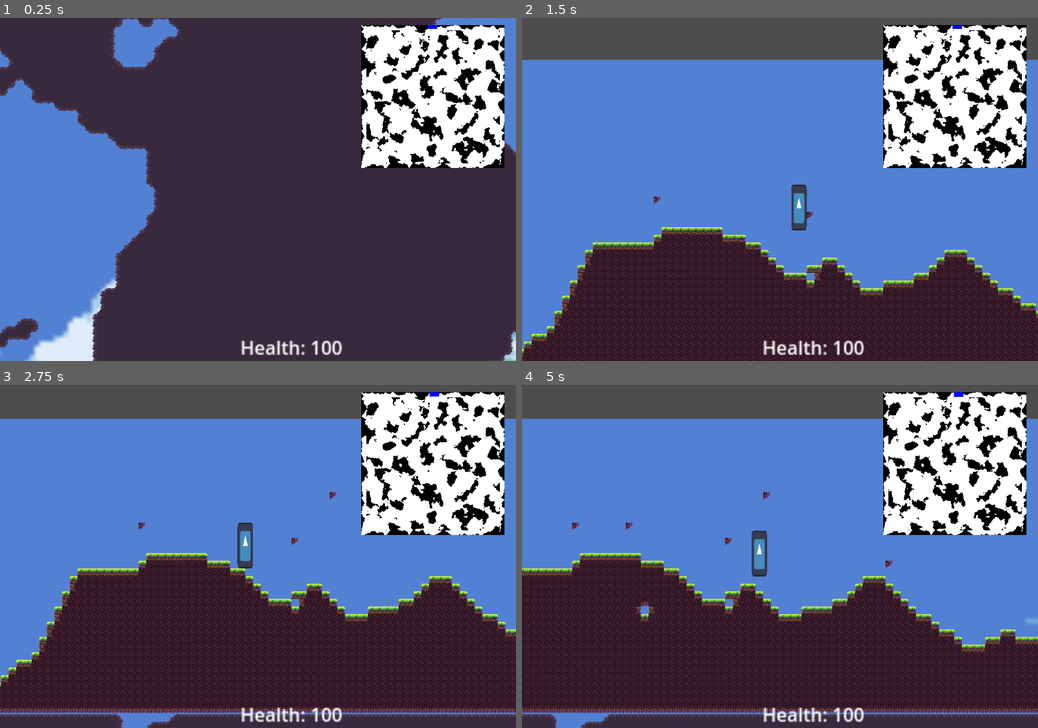
Above: before the commit, frames 1-4 (two rows, left to right).
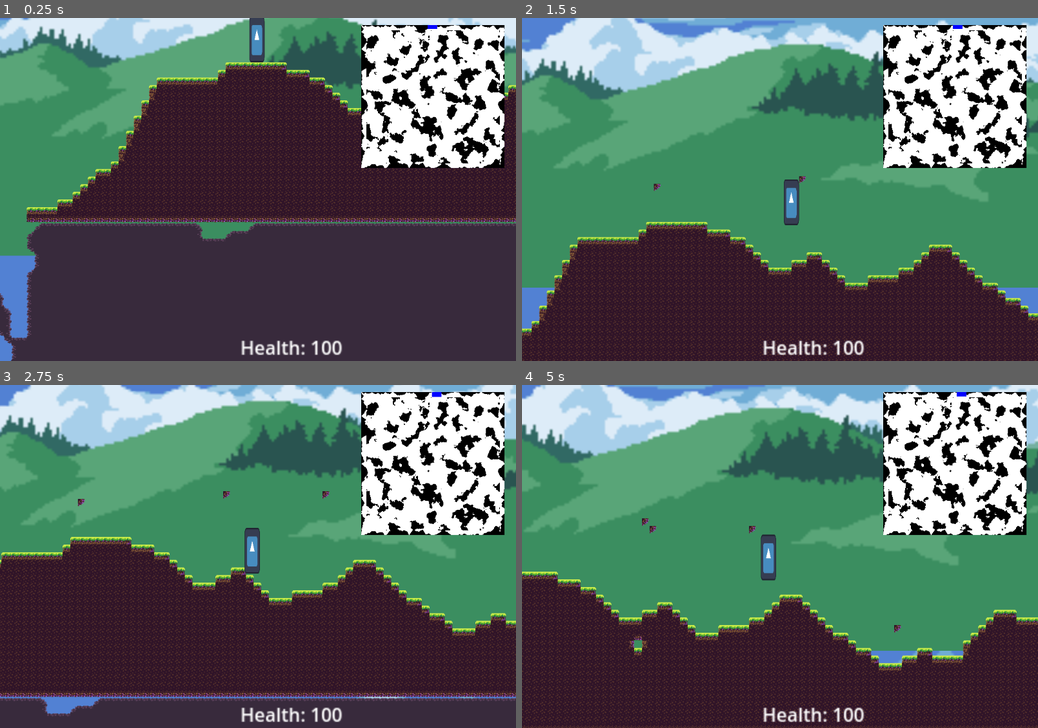
Above: after the commit, the same moments.

Repository: EamonnER/TerraWorlds
Game: Godot game, scene res://game.tscn
Same seed, same stepped clock (60 frames per second), same inputs: the game is played once before the commit and once after it. The engine's default icon, where the game draws it, is replaced by a stand-in: a white triangle on a blue panel in a dark square.
Inputs (mouse positions are in pixels of both pictures, inside the frame that each line leads up to):
- Up to frame 1 (0.25 s): no input
- Up to frame 2 (1.5 s): move the mouse to (893, 172) at 0.52 s; hold D (game_right) from 0.53 s (still down); click (893, 172) at 0.6 s; tap Space (game_jump) at 0.77 s; right-click (893, 172) at 0.8 s; move the mouse to (676, 206) at 1.27 s; right-click (676, 206) at 1.35 s
- Up to frame 3 (2.75 s): tap Space (game_jump) at 1.52 s; click (154, 573) at 1.55 s; move the mouse to (309, 481) at 2.02 s; release D (game_right) at 2.03 s; hold A (game_left) from 2.03 s (still down); click (309, 481) at 2.1 s; right-click (309, 481) at 2.3 s
- Up to frame 4 (5 s): move the mouse to (754, 625) at 2.77 s; release A (game_left) at 2.78 s; hold D (game_right) 2.78-4.28 s; right-click (754, 625) at 2.85 s; tap Space (game_jump) at 3.02, 3.77, 4.52 s; click (754, 625) at 3.05 s; move the mouse to (934, 607) at 3.52 s; click (934, 607) at 3.6 s; right-click (934, 607) at 3.8 s; move the mouse to (625, 505) at 4.27 s; hold A (game_left) from 4.28 s (still down); right-click (625, 505) at 4.35 s; click (625, 505) at 4.55 s

The runs differ from the first frame. In frame 1, 36% of the frame differs, in the area x 0-100%, y 0-100%; in frame 2, 66%; in frame 3, 60%; in frame 4, 65%.

Commit message:
Refactored file structure

Diff:
--- a/game.tscn
+++ b/game.tscn
@@ -1,13 +1,13 @@
 [gd_scene load_steps=11 format=3 uid="uid://bmlkin1702tk0"]
 
-[ext_resource type="Script" path="res://scripts/game.gd" id="1_1l5x6"]
-[ext_resource type="PackedScene" uid="uid://dcawu5ccdv1ty" path="res://player.tscn" id="3_s6re8"]
-[ext_resource type="Script" path="res://scripts/camera.gd" id="4_7nbgk"]
-[ext_resource type="Script" path="res://scripts/minimap.gd" id="5_ap3o4"]
-[ext_resource type="Script" path="res://scripts/hud.gd" id="5_iee2e"]
-[ext_resource type="Script" path="res://scripts/health.gd" id="6_4awlf"]
+[ext_resource type="Script" path="res://src/game.gd" id="1_1l5x6"]
+[ext_resource type="PackedScene" uid="uid://dcawu5ccdv1ty" path="res://src/entity/player/player.tscn" id="3_s6re8"]
+[ext_resource type="Script" path="res://src/entity/player/camera.gd" id="4_qqgmn"]
+[ext_resource type="Script" path="res://src/entity/player/hud/minimap.gd" id="5_ap3o4"]
+[ext_resource type="Script" path="res://src/entity/player/hud/hud.gd" id="5_iee2e"]
+[ext_resource type="Script" path="res://src/entity/player/hud/health.gd" id="6_4awlf"]
 [ext_resource type="Texture2D" uid="uid://d0nlpiohiv678" path="res://assets/tilesets/sky.png" id="8_f8m72"]
-[ext_resource type="PackedScene" uid="uid://ffx1hqubsivi" path="res://world.tscn" id="8_gxbsa"]
+[ext_resource type="PackedScene" uid="uid://ffx1hqubsivi" path="res://src/world/world.tscn" id="8_gxbsa"]
 [ext_resource type="Texture2D" uid="uid://cdmxpgxq4ll3t" path="res://assets/tilesets/far.png" id="9_1swuo"]
 [ext_resource type="Texture2D" uid="uid://mcxks7o08vmh" path="res://assets/tilesets/near.png" id="10_lej60"]
 
@@ -20,7 +20,7 @@
 
 [node name="Camera" type="Camera2D" parent="."]
 ignore_rotation = false
-script = ExtResource("4_7nbgk")
+script = ExtResource("4_qqgmn")
 
 [node name="CanvasLayer" type="CanvasLayer" parent="."]
 
@@ -72,8 +72,10 @@
 
 [node name="Background" type="Parallax2D" parent="."]
 show_behind_parent = true
-scale = Vector2(10, 10)
+scale = Vector2(5, 5)
 scroll_scale = Vector2(0.2, 0.2)
+repeat_size = Vector2(320, 192)
+repeat_times = 8
 
 [node name="Sky" type="Sprite2D" parent="Background"]
 texture = ExtResource("8_f8m72")
--- a/project.godot
+++ b/project.godot
@@ -17,7 +17,7 @@
 
 [autoload]
 
-GlobalVariables="*res://scripts/global_variables.gd"
+GlobalVariables="*res://src/global_variables.gd"
 
 [display]
 
--- a/scripts/entity.gd
+++ b/src/entity/entity.gd
@@ -8,12 +8,18 @@
 const JUMP_VELOCITY = 400.0
 const ROTATION_SPEED = 10 * PI/4
 
+# World reference
+var world: World
+
 # Gravity attributes
 var gravity = ProjectSettings.get_setting("physics/2d/default_gravity")
 var gravity_vector = ProjectSettings.get_setting("physics/2d/default_gravity_vector")
 var is_rotating = false  # True if up_direction has just been changed in the current frame
 
 var health: float = 100.0
+
+func set_world(new_world: World) -> void:
+	world = new_world
 
 func update_rotation():
 	var coords: Vector2 = self.global_position
--- a/entity.tscn
+++ b/src/entity/entity.tscn
@@ -1,13 +1,13 @@
 [gd_scene load_steps=4 format=3 uid="uid://dxjgwg2nq0m2l"]
 
-[ext_resource type="Script" path="res://scripts/entity.gd" id="1_g8vr7"]
-[ext_resource type="Texture2D" uid="uid://oehadtam0o37" path="res://icon.svg" id="1_vgn6g"]
+[ext_resource type="Script" path="res://src/entity/entity.gd" id="1_agdxr"]
+[ext_resource type="Texture2D" uid="uid://oehadtam0o37" path="res://icon.svg" id="2_p2hyd"]
 
 [sub_resource type="RectangleShape2D" id="RectangleShape2D_p841a"]
 size = Vector2(32, 96)
 
 [node name="Entity" type="CharacterBody2D"]
-script = ExtResource("1_g8vr7")
+script = ExtResource("1_agdxr")
 
 [node name="Collision" type="CollisionShape2D" parent="."]
 position = Vector2(16, -48)
--- a/scripts/camera.gd
+++ b/src/entity/player/camera.gd
@@ -1,6 +1,6 @@
 extends Camera2D
 
-@export var follow_speed: float = 5.0
+@export var follow_speed: float = 10.0
 
 var player: Player = null
 
--- a/scripts/player.gd
+++ b/src/entity/player/player.gd
@@ -1,4 +1,4 @@
-extends "res://scripts/entity.gd"
+extends Entity
 class_name Player
 
 var debug_mode = false
@@ -9,7 +9,6 @@
 	# TODO I dislike implimenting this by directly referencing the world.
 	# Player should not have direct access to the world object.
 	var mouse_pos = get_global_mouse_position()
-	var world = get_node("/root/Game/World")
 	var tile_coords = world.local_to_map(mouse_pos)
 	world.remove_tile(Vector2i(tile_coords))
 
@@ -19,7 +18,6 @@
 	# TODO I dislike implimenting this by directly referencing the world.
 	# Player should not have direct access to the world object.
 	var mouse_pos = get_global_mouse_position()
-	var world = get_node("/root/Game/World")
 	var tile_coords = world.local_to_map(mouse_pos)
 	world.place_tile(Vector2i(tile_coords), 0)
 
--- a/player.tscn
+++ b/src/entity/player/player.tscn
@@ -1,6 +1,6 @@
 [gd_scene load_steps=4 format=3 uid="uid://dcawu5ccdv1ty"]
 
-[ext_resource type="Script" path="res://scripts/player.gd" id="1_1c8fd"]
+[ext_resource type="Script" path="res://src/entity/player/player.gd" id="1_u6ven"]
 [ext_resource type="Texture2D" uid="uid://oehadtam0o37" path="res://icon.svg" id="1_wpkrl"]
 
 [sub_resource type="RectangleShape2D" id="RectangleShape2D_1b3qp"]
@@ -9,7 +9,7 @@
 [node name="Player" type="CharacterBody2D"]
 collision_layer = 64
 collision_mask = 79
-script = ExtResource("1_1c8fd")
+script = ExtResource("1_u6ven")
 
 [node name="Collision" type="CollisionShape2D" parent="."]
 shape = SubResource("RectangleShape2D_1b3qp")
--- a/scripts/game.gd
+++ b/src/game.gd
@@ -8,7 +8,8 @@
 func _ready() -> void:
 	world.generate_new_world()
 
-	player.position = $World.get_spawn_position()
+	player.set_world(world)
+	player.position = world.get_spawn_position()
 	player.update_rotation()
 
 	if player.is_multiplayer_authority():  # Only follow the local player
--- a/world.tscn
+++ b/src/world/world.tscn
@@ -1,6 +1,6 @@
 [gd_scene load_steps=6 format=3 uid="uid://ffx1hqubsivi"]
 
-[ext_resource type="Script" path="res://scripts/world.gd" id="1_36xlx"]
+[ext_resource type="Script" path="res://src/world/world.gd" id="1_36xlx"]
 [ext_resource type="Texture2D" uid="uid://c2chqt3jp4iwd" path="res://assets/tilesets/Tileset.png" id="2_28q0k"]
 
 [sub_resource type="TileSetAtlasSource" id="TileSetAtlasSource_rn0e2"]
Not shown: 1 places in src/entity/entity.tscn that only renumber resources
Renamed: scripts/background.gd -> src/entity/player/background.gd
Renamed: scripts/health.gd -> src/entity/player/hud/health.gd
Renamed: scripts/hud.gd -> src/entity/player/hud/hud.gd
Renamed: scripts/minimap.gd -> src/entity/player/hud/minimap.gd
Renamed: scripts/global_variables.gd -> src/global_variables.gd
Renamed: scripts/world.gd -> src/world/world.gd
